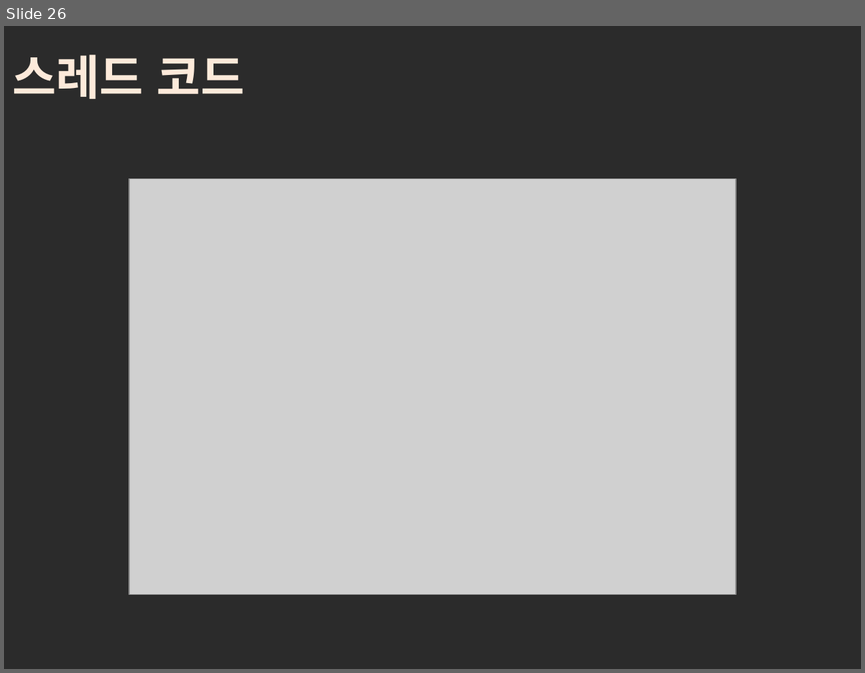
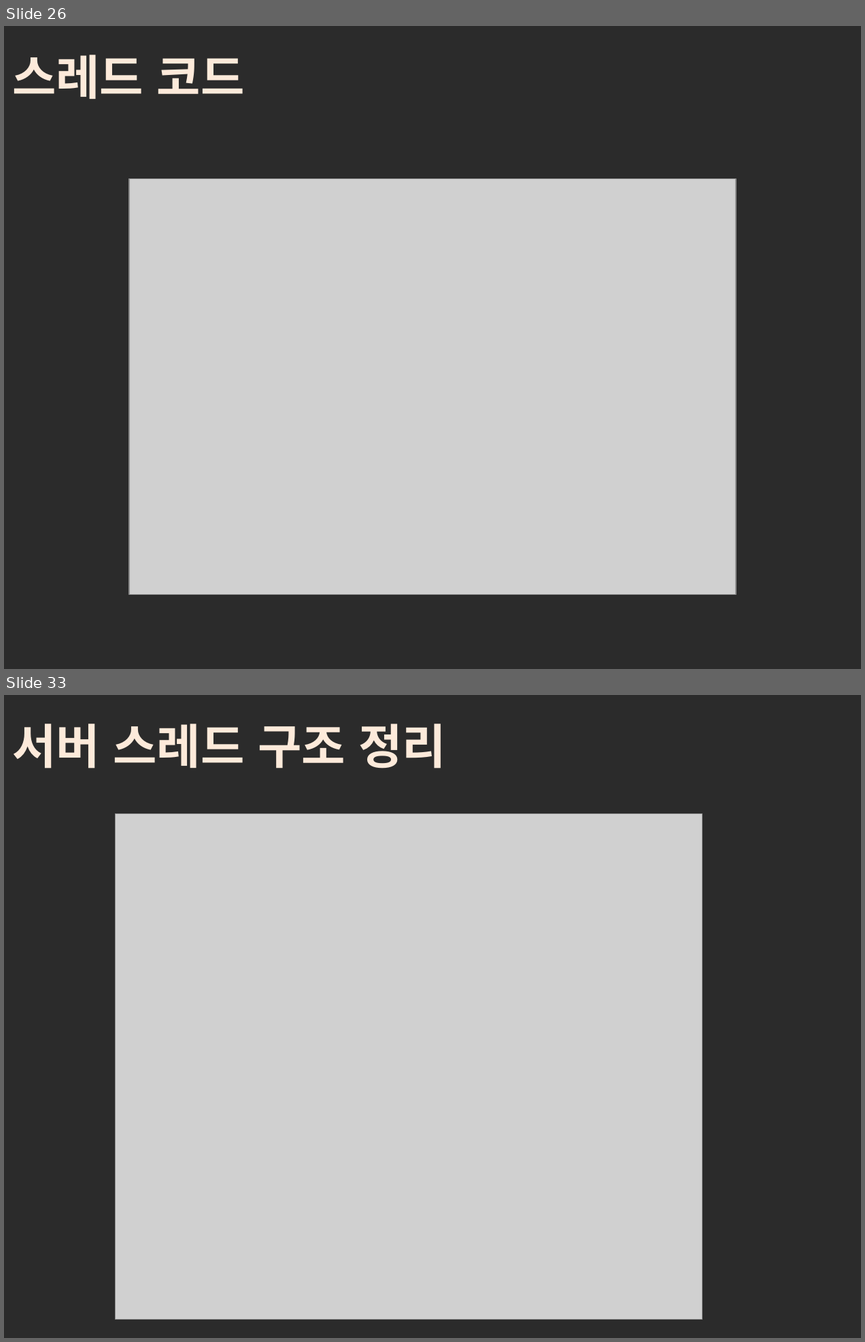
Before and after one commit to kimhyesuu/CSharp-Equipment-control-Study, a slide deck: Socket/PPT/Winform_Tcp_Sample.pptx. Shown one above the other, each under a label of ours: slide 26 before the commit, slides 26 and 33 after it; the slides between them are not shown. The pictures are 865x673 and 865x1342 pixels, drawn with LibreOffice and Linux fonts; fonts in the diff are those of the drawing; grey boxes stand for pictures; background and template pictures are left out; a plain dark background stands for a picture behind light text. Boxes give left, top, right and bottom in pixels: in the first picture for what was removed or moved away, otherwise in the second. Text is boxed around its words. In the diff, an @@ line names an element or a change of style, - is before the commit and + after.

```diff
--- a/Socket/PPT/Winform_Tcp_Sample.pptx
+++ b/Socket/PPT/Winform_Tcp_Sample.pptx
@@ slide 33 added at (4,695,861,1338), background picture (left out) @@
@@ title added at (12,724,446,768), 40 pt, text #FDEADA, bold @@
+서버 스레드 구조 정리
@@ picture added at (116,814,702,1319) @@
```
Also in this commit, not shown: 6 other slides added.
